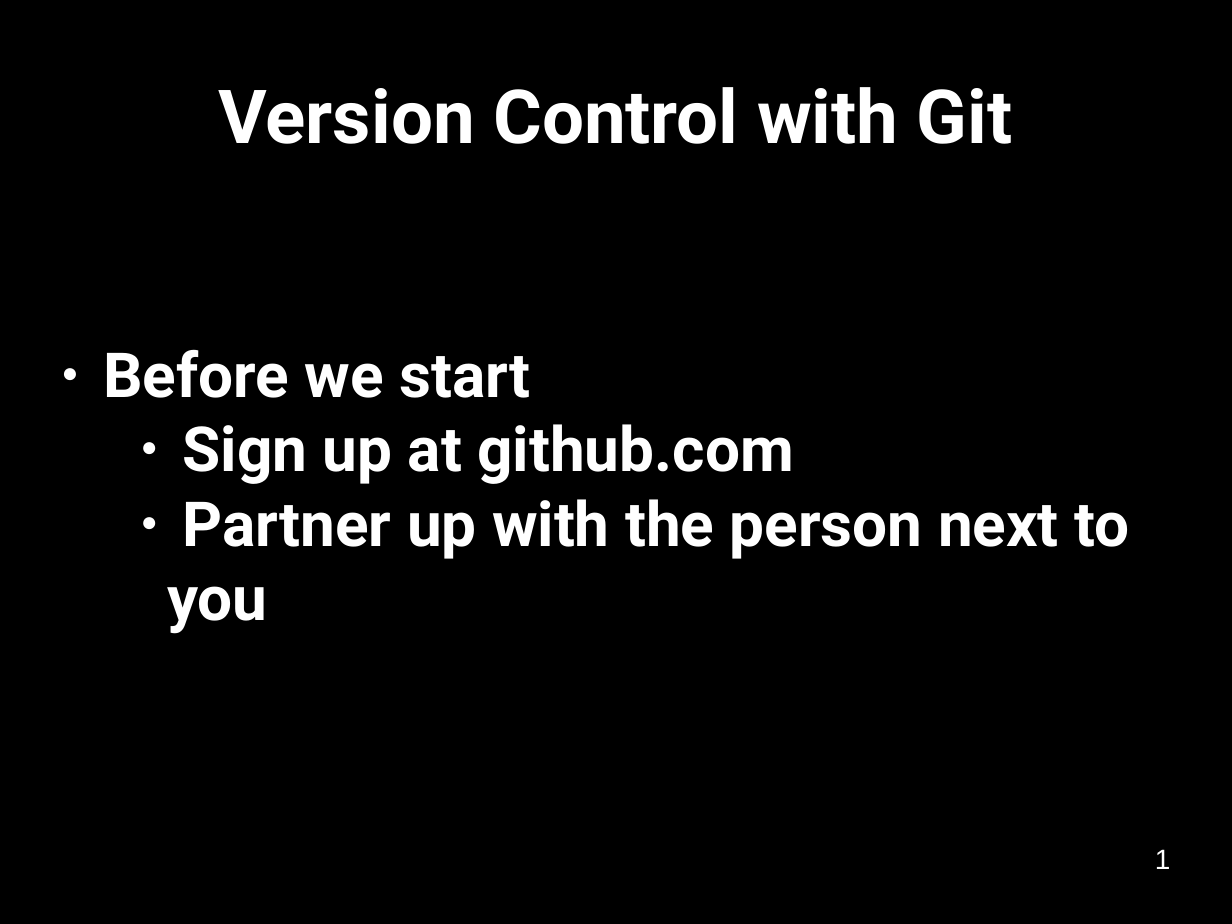
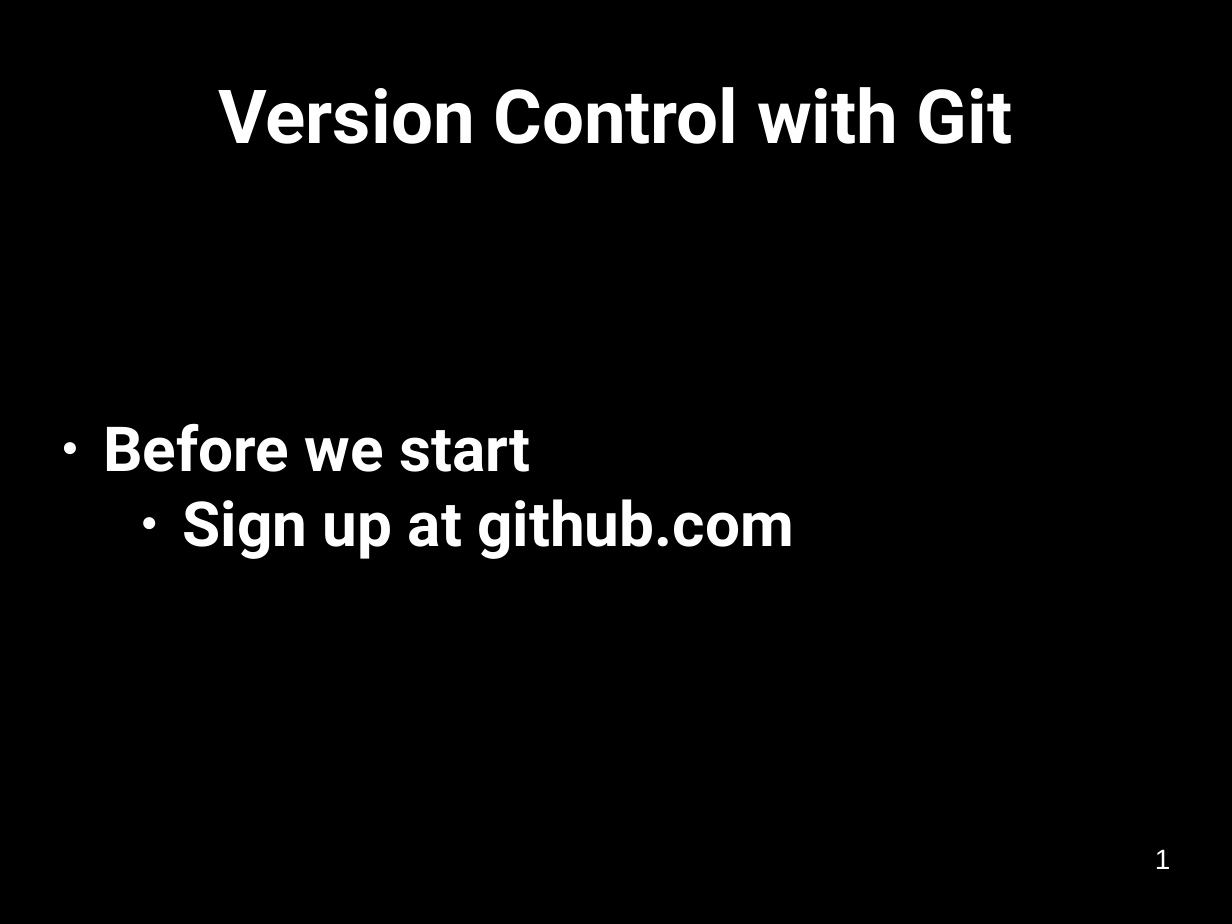
Before and after one commit to softwaresaved/2020-04-30-ramp-swc, a slide deck: slide 1 of novice/git/version-control-with-git-slides.odp. Drawn at 1232x924 pixels with LibreOffice and Linux fonts; fonts in the diff are those of the drawing. Boxes give left, top, right and bottom in pixels: in the first picture for what was removed or moved away, otherwise in the second. Text is boxed around its words. In the diff, an @@ line names an element or a change of style, - is before the commit and + after.

```diff
--- a/novice/git/version-control-with-git-slides.odp
+++ b/novice/git/version-control-with-git-slides.odp
@@ subtitle at [167, 499, 1129, 634]: paragraph removed @@
-      ● Partner up with the person next to you
```
Also in this commit, not shown: 3 other slides changed, 5 slides removed, 10 other files.
